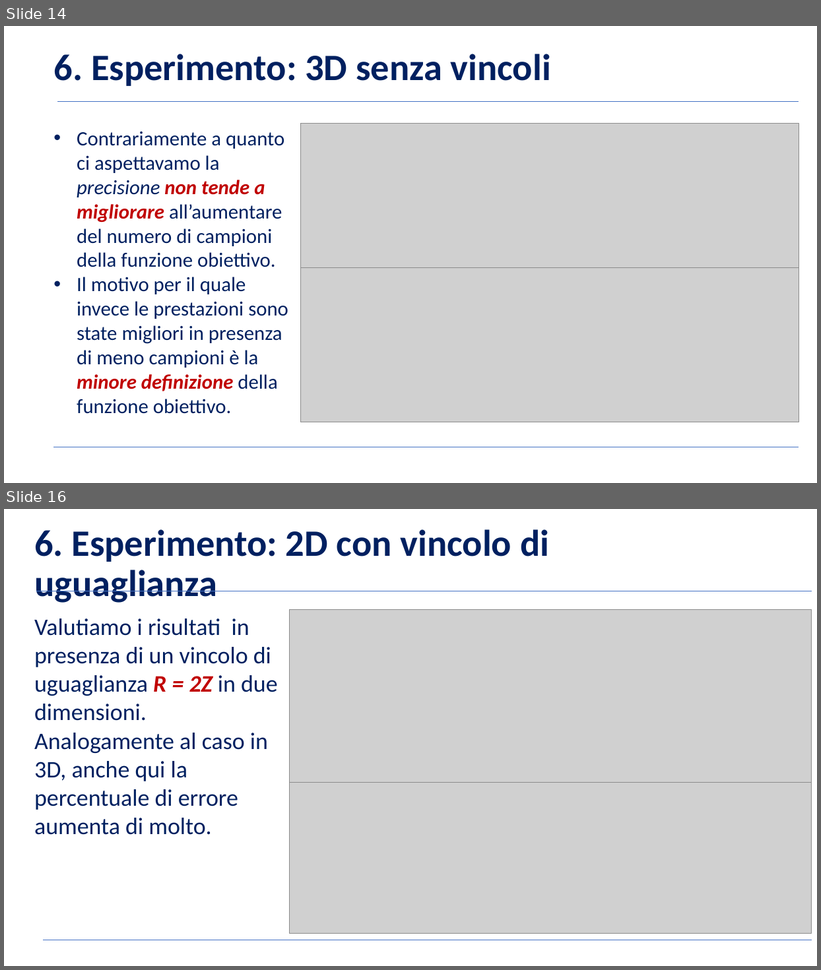
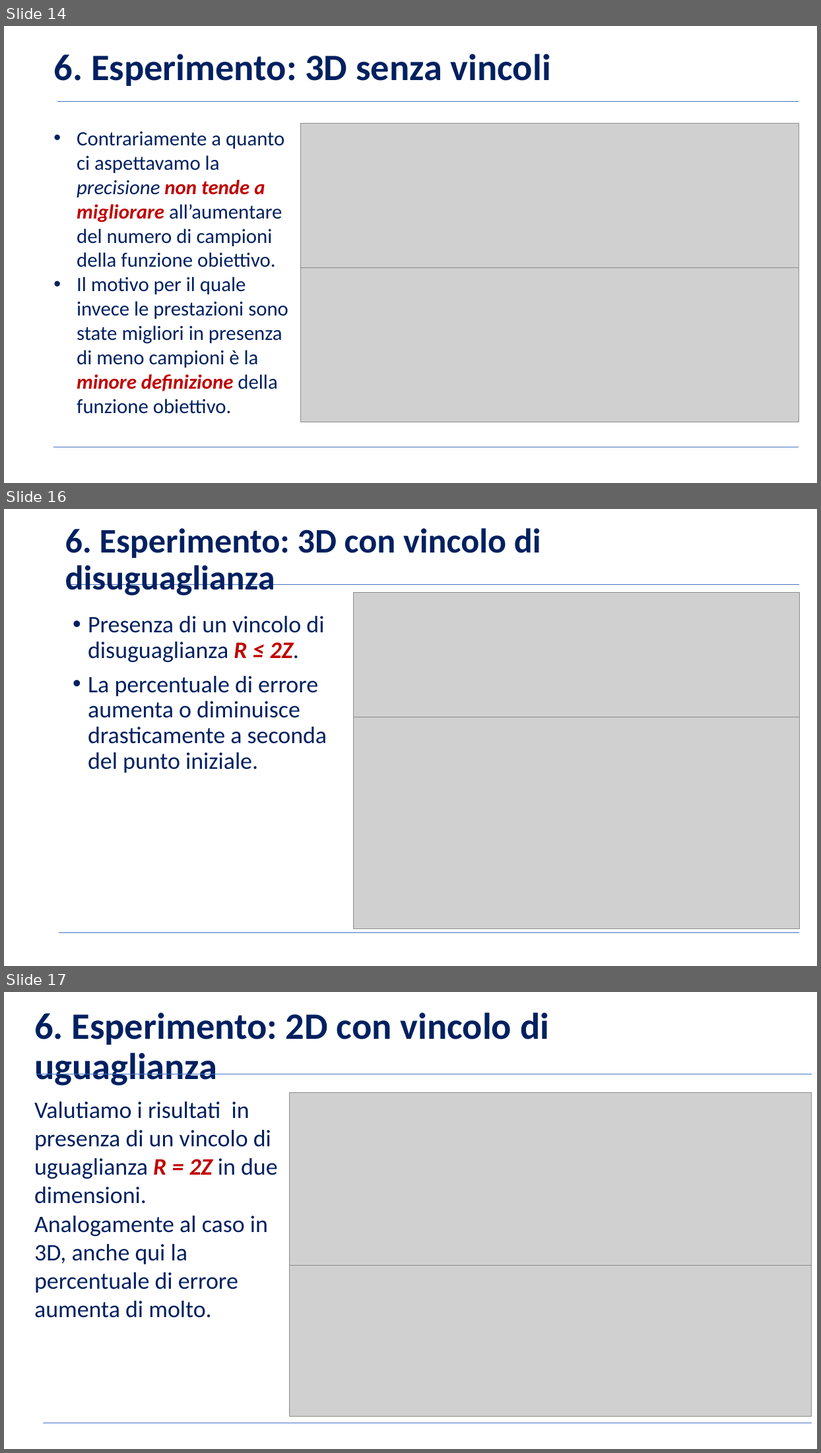
Before and after one commit to BernardoGiordano/NelderMeadMethod, a slide deck: writeup/Slides.pptx. Shown one above the other, each under a label of ours: slides 14 and 16 before the commit, slides 14, 16 and 17 after it; the slides between them are not shown. The pictures are 821x970 and 821x1453 pixels, drawn with LibreOffice and Linux fonts; fonts in the diff are those of the drawing; grey boxes stand for pictures; background and template pictures are left out. Boxes give left, top, right and bottom in pixels: in the first picture for what was removed or moved away, otherwise in the second. Text is boxed around its words. In the diff, an @@ line names an element or a change of style, - is before the commit and + after.

```diff
--- a/writeup/Slides.pptx
+++ b/writeup/Slides.pptx
@@ slide 16 added at box(4, 509, 817, 966), background picture (left out) @@
@@ text added at box(65, 528, 541, 595), 40.7 pt, text #002060, bold @@
+6. Esperimento: 3D con vincolo di disuguaglianza
@@ line added from (67, 585) to (800, 585), #4472C4 0.5 pt @@
@@ picture added at box(354, 593, 800, 718) @@
@@ text added at box(88, 616, 327, 773), 28 pt, text #002060 @@
+• Presenza di un vincolo di disuguaglianza R ≤ 2Z.
+• La percentuale di errore aumenta o diminuisce drasticamente a seconda del punto iniziale.
@@ picture added at box(354, 717, 800, 929) @@
@@ line added from (59, 933) to (800, 933), #4472C4 0.5 pt @@
@@ what was slide 16 is now slide 17 @@
```
Also in this commit, not shown: 4 slides changed, 2 other slides added, 1 slide removed.
